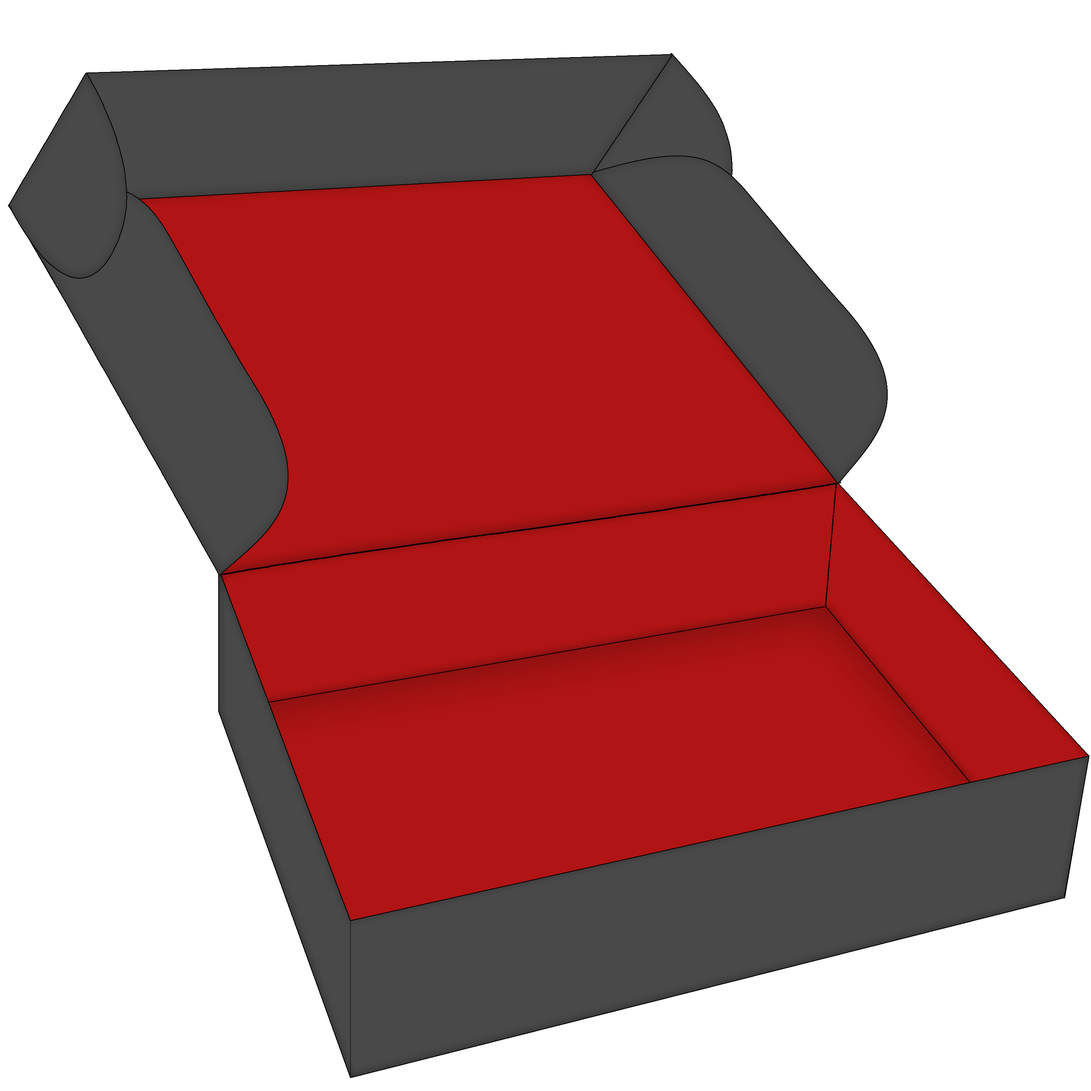
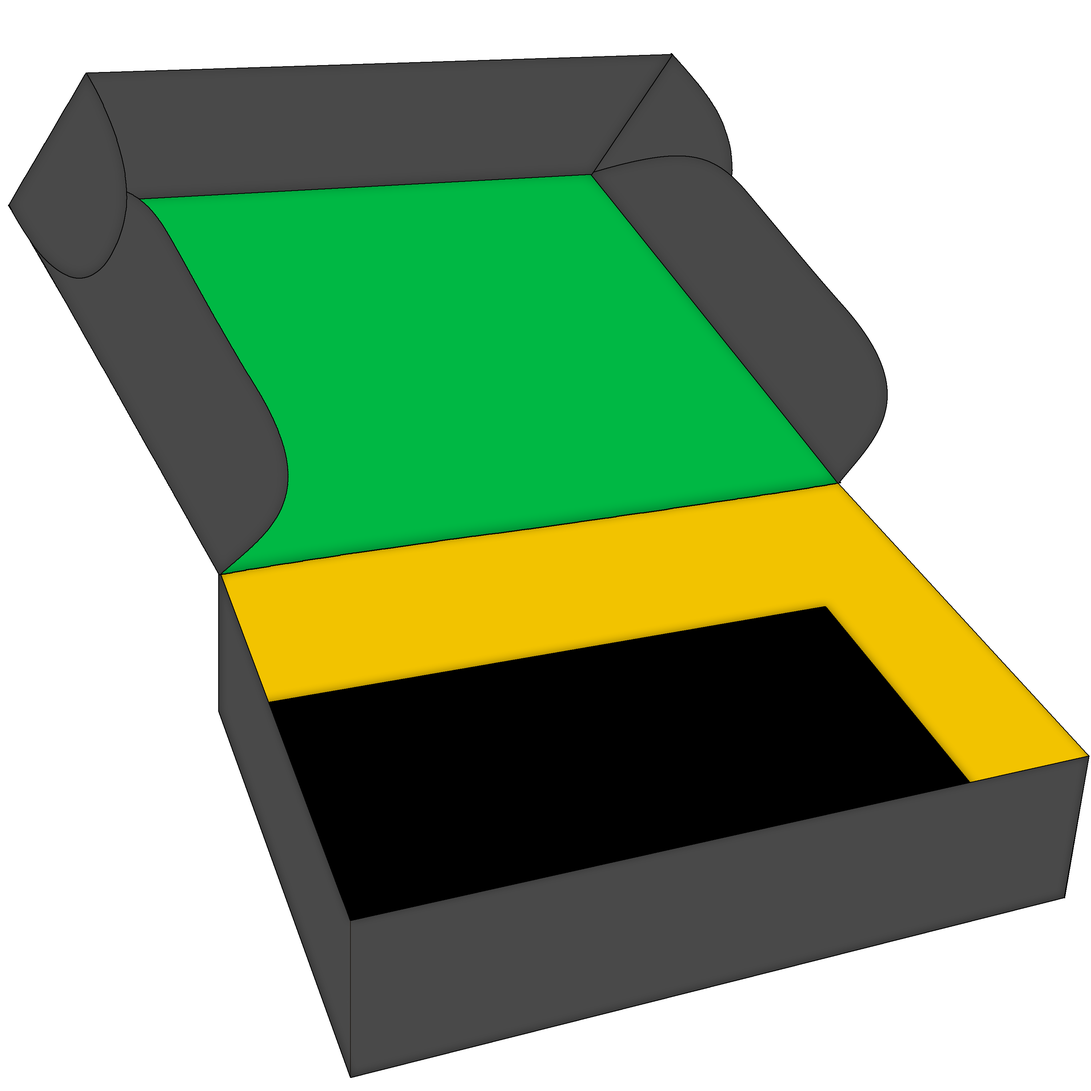
Revision of a layered (1091, 1091) image; what changed, layer by layer:
painted on "top" over [140, 175, 842, 576]
painted on "inside" over [221, 481, 1089, 899]
painted on "inside 2" over [221, 482, 838, 712]
painted on "bottom" (2nd of 2) over [232, 605, 1066, 921]
